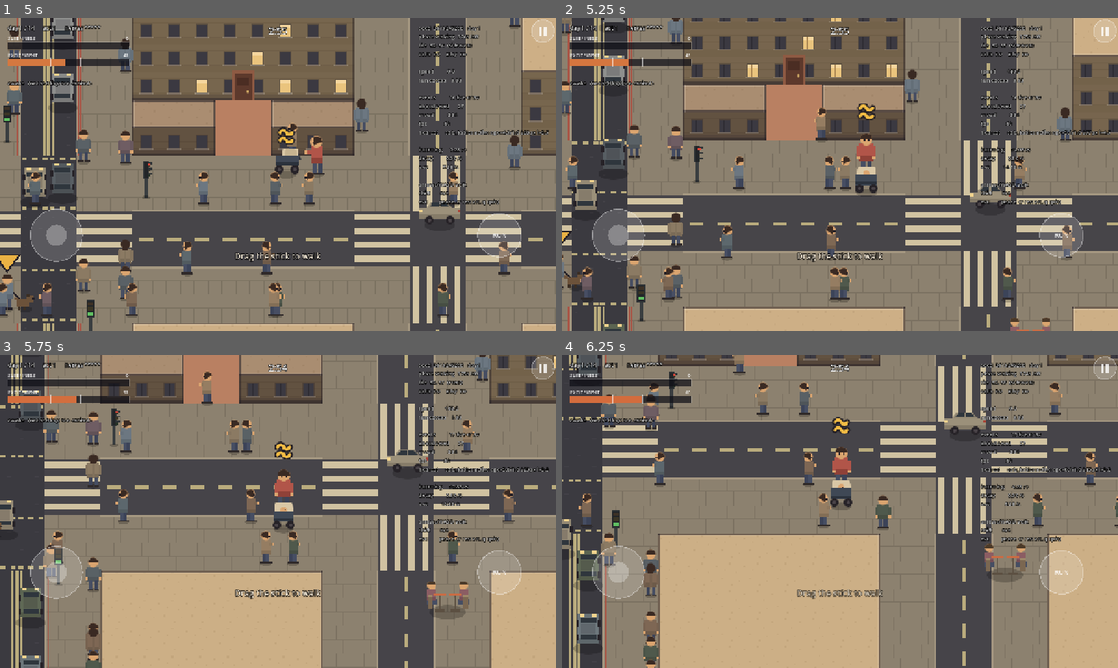
Above: before the commit, frames 1-4 (two rows, left to right).
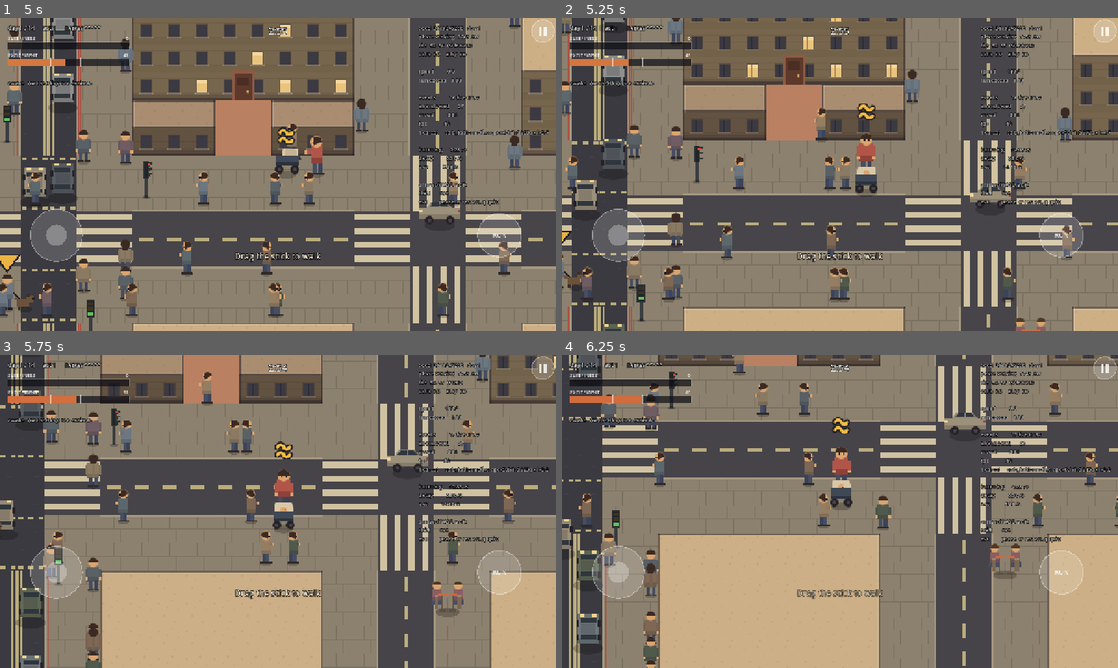
Above: after the commit, the same moments.

Repository: JosuaKrause/nappy
Game: Godot game, scene res://scenes/main.tscn
The game is run twice, just before and just after one commit, with the same random seed, the same clock (stepped at 60 frames per second) and the same inputs.
Inputs (mouse positions are in pixels of both pictures, inside the frame that each line leads up to):
- Up to frame 1 (5 s): tap Enter (ui_accept) at 0.5, 0.77, 3.77, 4.25 s; move the mouse to (400, 158) at 0.52 s; hold Right (move_right) 0.53-1.25 s; hold Shift (run) 0.53-1.25 s; click (400, 158) at 0.67 s; drag from (166, 190) to (250, 237) at 1.27 s; move the mouse to (333, 105) at 2.02 s; hold Right (move_right) 2.03-2.75 s; hold P (snapshot) 2.03-2.75 s; tap Shift (run) at 2.3 s; drag from (250, 237) to (111, 127) at 2.77 s; move the mouse to (444, 221) at 3.52 s; hold Left (move_left) 3.53-4.25 s; hold Shift (run) 3.53-4.25 s; tap Q at 3.6 s; tap Escape (pause) at 4.15 s; drag from (111, 127) to (194, 96) at 4.27 s
- Up to frame 2 (5.25 s): move the mouse to (867, 174) at 5.02 s; hold Down (move_down) from 5.03 s (still down); hold Shift (run) from 5.03 s (still down); click (867, 174) at 5.17 s
- Up to frame 3 (5.75 s): keep holding Down (move_down); keep holding Shift (run)
- Up to frame 4 (6.25 s): release Down (move_down) at 5.75 s; release Shift (run) at 5.75 s; drag from (756, 433) to (728, 527) at 5.77 s

Frame 1 is identical in both runs. In frame 2, 0.2% of the frame differs, in the area x 80-88%, y 95-100%; in frame 3, 0.5%; in frame 4, 0.5%, in the area x 76-84%, y 60-73%.

Commit message:
A body on a pavement has to fit on the pavement
construction drew 68px wide on a 64px sidewalk from a tile centred 16px from the
nearest edge, so it overhung by 18px whichever lane it landed in — playtest 13's
"placed with an offset that makes them clip into other things." A body drawn
symmetrically about a tile centre is only ever as wide as the shorter of the two
distances to the tile's own lane edges, which for any SIDEWALK placement is a
constant TILE_SIZE * 0.5 (16px) regardless of which of the two lanes the scheduler
picks — not the full SIDEWALK_WIDTH * TILE_SIZE band, which is what construction's
own 34px radius was sized against.

Added EventCatalogue.SIDEWALK_SPREAD_MAX (16px) and capped construction, market_stall
and cafe_tables at it — the three _draw_spread-family rows whose placement includes
SIDEWALK and whose obstructs_radius exceeded the cap. checkpoint, barricade and
burnt_shell also draw via _draw_spread but place on ROAD/CROSSING, where a tile sits
much further from a building line (80px worst case) — both already fit and are
untouched.

tests/test_events.gd gains a catalogue-wide check,
_test_a_spread_body_fits_the_ground_it_stands_on, so a future row with the same
defect fails the build rather than waiting for a playtest to find it.

Co-Authored-By: Claude Opus 5 <noreply@anthropic.com>
Claude-Session: https://claude.ai/code/session_01392c63GPuMZK5nQnUAuGt6

Diff:
--- a/src/events/event_catalogue.gd
+++ b/src/events/event_catalogue.gd
@@ -15,6 +15,15 @@
 const PERSON_BODY := 11.0
 ## `vehicle.svg` is 48px across.
 const VEHICLE_BODY := 22.0
+## The widest a `_draw_spread`-style body (`EventInstance._draw_spread`, `_draw_cafe`) may be on a
+## `SIDEWALK` tile before it draws past the pavement it stands on.
+##
+## A body is drawn symmetrically about the tile centre the scheduler chose, and that centre sits
+## `Tuning.TILE_SIZE * 0.5` from the near edge of whichever of the pavement's two lanes it lands
+## in — the kerb on one lane, the frontage on the other, both the same distance away, so this is
+## the worst case whichever the scheduler picks. `tests/test_events.gd`,
+## `_test_a_spread_body_fits_the_ground_it_stands_on`, checks it over the whole catalogue.
+const SIDEWALK_SPREAD_MAX := Tuning.TILE_SIZE * 0.5
 
 static var _all: Array[EventDef] = []
 ## Derived rows, keyed `"<id>|<level>"`. See `heated()`.
@@ -298,7 +307,10 @@
 	def.outer_radius = 170.0
 	def.telegraph_time = 1.6
 	def.pulse_period = 6.0
-	def.obstructs_radius = 24.0
+	# `SIDEWALK_SPREAD_MAX`, not a number chosen for how wide a café reads: any wider and the tables
+	# drawn symmetrically about the tile centre reach past the pavement, into the road on one lane
+	# or the frontage on the other.
+	def.obstructs_radius = SIDEWALK_SPREAD_MAX
 	# Raised with `dog_walker` and for the same reason — see the note there.
 	def.weight = 4.0
 	# Only what is inside `EVENT_STREAM_RADIUS` ever exists, which is a fraction of the map — so a
@@ -353,9 +365,9 @@
 	def.max_per_day = 10
 	return def
 
-## The only Act I event that is physically in the way. Blocking the sidewalk forces a
-## reroute rather than merely inviting one — and since a street is sidewalk|road|sidewalk,
-## the road is always still there, so it costs time and exposure, never the day.
+## The only Act I event that is physically in the way. Blocking the lane it stands on forces a
+## reroute onto the other one — and since a street is sidewalk|road|sidewalk, the far lane or the
+## road is always still there, so it costs time and exposure, never the day.
 static func _construction() -> EventDef:
 	var def := EventDef.new()
 	def.id = "construction"
@@ -367,7 +379,10 @@
 	def.inner_radius = 46.0
 	def.outer_radius = 200.0
 	def.telegraph_time = 1.8
-	def.obstructs_radius = 34.0
+	# `SIDEWALK_SPREAD_MAX`, not the widest silhouette that reads as roadworks: any wider and the
+	# barrier, drawn symmetrically about the tile centre, reaches past the pavement it stands on —
+	# into the road on one lane or the frontage on the other.
+	def.obstructs_radius = SIDEWALK_SPREAD_MAX
 	def.weight = 1.5
 	def.max_per_day = 15
 	def.cost = 2
@@ -496,8 +511,10 @@
 ## A market trestle taking the pavement, and the second thing on day 1 that forces a crossing.
 ##
 ## **One obstacle repeated eighteen times is a rule, not a decision**, which is why day 1 needs a
-## second one. This is louder and wider than `cafe_tables` and on the other side of pleasant: a café
-## you squeeze past is a nuisance, a market is a crowd.
+## second one. This is louder than `cafe_tables` and on the other side of pleasant: a café you
+## squeeze past is a nuisance, a market is a crowd. Not wider — `obstructs_radius` is capped the
+## same as `cafe_tables`' the moment `SIDEWALK` is one of its allowed grounds, since the same tile
+## the scheduler might choose is exactly as narrow for either row.
 static func _market_stall() -> EventDef:
 	var def := EventDef.new()
 	def.id = "market_stall"
@@ -509,7 +526,10 @@
 	def.outer_radius = 185.0
 	def.telegraph_time = 1.7
 	def.pulse_period = 8.0
-	def.obstructs_radius = 28.0
+	# `SIDEWALK_SPREAD_MAX`, not the widest stall a market square could hold: `SIDEWALK` is one of
+	# the two grounds this row may land on, and a single radius has to fit whichever the scheduler
+	# picks.
+	def.obstructs_radius = SIDEWALK_SPREAD_MAX
 	def.weight = 1.6
 	def.max_per_day = 13
 	def.cost = 2
--- a/tests/test_events.gd
+++ b/tests/test_events.gd
@@ -6,6 +6,7 @@
 
 func run(t) -> void:
 	_test_catalogue_is_fair(t)
+	_test_a_spread_body_fits_the_ground_it_stands_on(t)
 	_test_telegraph_damps_emission(t)
 	_test_pulse_envelope(t)
 	_test_a_pursuer_leaves_room_to_answer(t)
@@ -86,6 +87,53 @@
 	t.check(playground.kind == GameEnums.EventKind.AMBIENT,
 			"the playground is ambient, so its zero telegraph is intended")
 
+## Which looks draw a body at `max(11, obstructs_radius) * 2` wide, in `EventInstance._draw_spread`
+## or one of its cousins (`_draw_cafe`, `_draw_protest`, `_draw_firefight`) — as opposed to a fixed
+## sprite whose own pixel size has nothing to do with `obstructs_radius`, which is every other
+## row's collision radius alone.
+const _SPREAD_LOOKS: Array[EventDef.Look] = [
+	EventDef.Look.ROADWORKS, EventDef.Look.STALL, EventDef.Look.CHECKPOINT,
+	EventDef.Look.BARRICADE, EventDef.Look.BURNT_SHELL, EventDef.Look.CAFE,
+	EventDef.Look.PROTEST, EventDef.Look.FIREFIGHT,
+]
+
+## A `SIDEWALK` tile sits `TILE_SIZE * 0.5` from its own nearest edge whichever of the pavement's
+## two lanes it lands in — see `CityMap`'s own layout comment, "sidewalk | road | sidewalk" — so
+## that is the worst case, not the full `SIDEWALK_WIDTH * TILE_SIZE` band, because a body drawn
+## symmetrically about a tile centre reaches just as far past its own lane's edge as it reaches
+## into the lane beside it.
+const _SIDEWALK_SPREAD_CLEARANCE := Tuning.TILE_SIZE * 0.5
+## A `ROAD` or `CROSSING` tile sits much further from a building line: `(SIDEWALK_WIDTH + 0.5) *
+## TILE_SIZE`, worst case, because it is one of the carriageway tiles in the middle of the
+## corridor rather than at either edge of it — which is why a street-spanning row like
+## `checkpoint` is allowed a far wider body than a sidewalk obstruction is.
+const _CARRIAGEWAY_SPREAD_CLEARANCE := (Tuning.SIDEWALK_WIDTH + 0.5) * Tuning.TILE_SIZE
+
+## **A body on a pavement has to fit on the pavement.** `_draw_spread` and its cousins draw a body
+## at exactly the width `obstructs_radius` says, centred on the tile the scheduler chose — so that
+## width is a promise about where she can walk, and the promise is only kept if it fits the ground
+## `def.placement` actually offers. `SQUARE`, `PARK` and `ALLEY` are wide open and carry no bound
+## here; a tile type with no clearance defined is skipped rather than treated as a failure.
+func _test_a_spread_body_fits_the_ground_it_stands_on(t) -> void:
+	var checked := 0
+	for def in EventCatalogue.all():
+		if not _SPREAD_LOOKS.has(def.look) or def.placement.is_empty():
+			continue
+		var half := maxf(11.0, def.obstructs_radius)
+		for tile_type in def.placement:
+			var clearance := INF
+			if tile_type == GameEnums.TileType.SIDEWALK:
+				clearance = _SIDEWALK_SPREAD_CLEARANCE
+			elif tile_type == GameEnums.TileType.ROAD or tile_type == GameEnums.TileType.CROSSING:
+				clearance = _CARRIAGEWAY_SPREAD_CLEARANCE
+			if clearance == INF:
+				continue
+			checked += 1
+			t.check(half <= clearance,
+					"'%s' draws %.0fpx wide, which fits the %.0fpx that a %d-type tile clears"
+					% [def.id, half * 2.0, clearance * 2.0, tile_type])
+	t.check(checked >= 6, "and the rule covers the catalogue's spread rows (%d checks)" % checked)
+
 # ------------------------------------------------------------------ emission ---
 
 func _instance(t, def: EventDef, at := Vector2.ZERO,
Not shown, changed: docs/EVENTS.md
